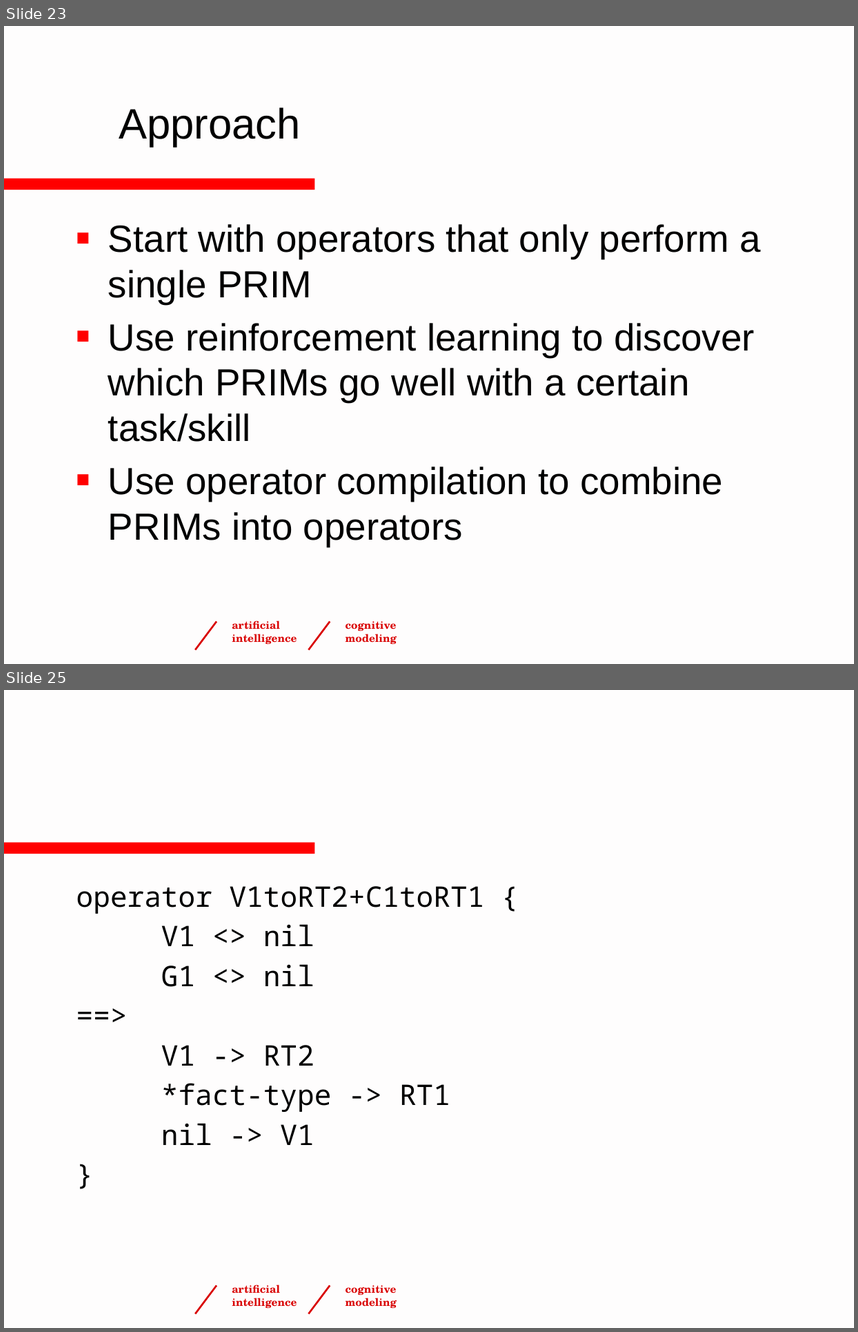
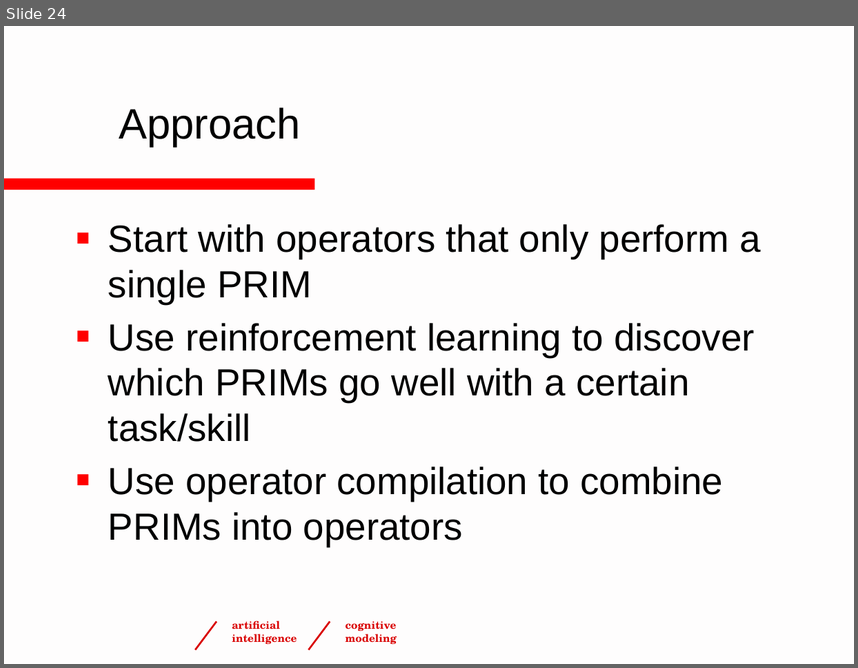
Before and after one commit to ntaatgen/PRIMs-Tutorial, a slide deck: PRIMsTutorial4.pptx. Shown one above the other, each under a label of ours: slides 23 and 25 before the commit, slide 24 after it; the slides between them are not shown. The pictures are 858x1332 and 858x668 pixels, drawn with LibreOffice and Linux fonts; fonts in the diff are those of the drawing; background and template pictures are left out. Boxes give left, top, right and bottom in pixels: in the first picture for what was removed or moved away, otherwise in the second. Text is boxed around its words. In the diff, an @@ line names an element or a change of style, - is before the commit and + after.

```diff
--- a/PRIMsTutorial4.pptx
+++ b/PRIMsTutorial4.pptx
@@ slide 25 removed at box(4, 690, 854, 1328), background #FEFDFD; not listed: 5 template elements that a slide beside it also shows @@
@@ text removed at box(76, 886, 485, 1145) @@
-operator V1toRT2+C1toRT1 {
-V1 <> nil
-G1 <> nil
-==>
-V1 -> RT2
-*fact-type -> RT1
-nil -> V1
-}
@@ what was slide 23 is now slide 24 @@
```
Also in this commit, not shown: 3 slides changed, 9 slides added.
